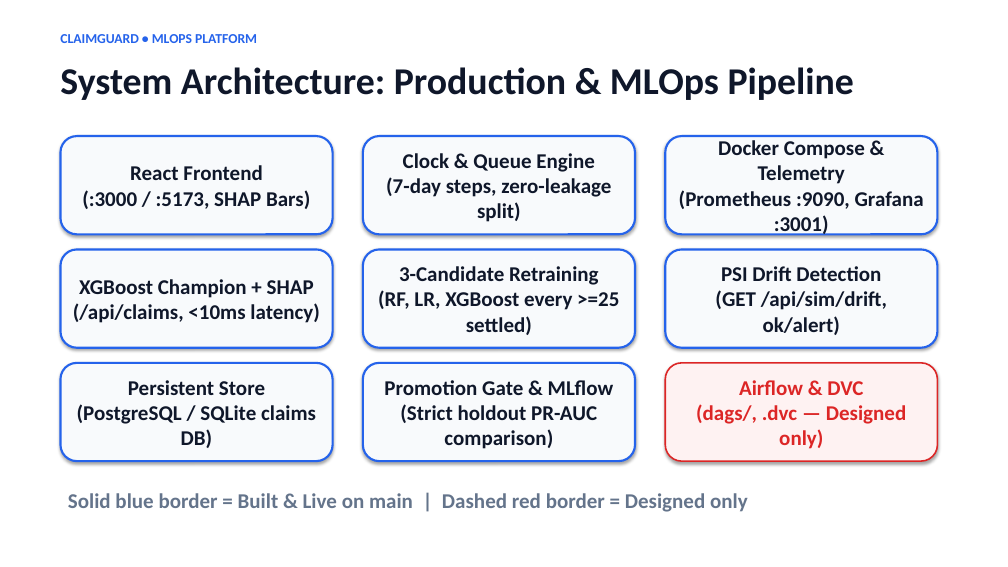
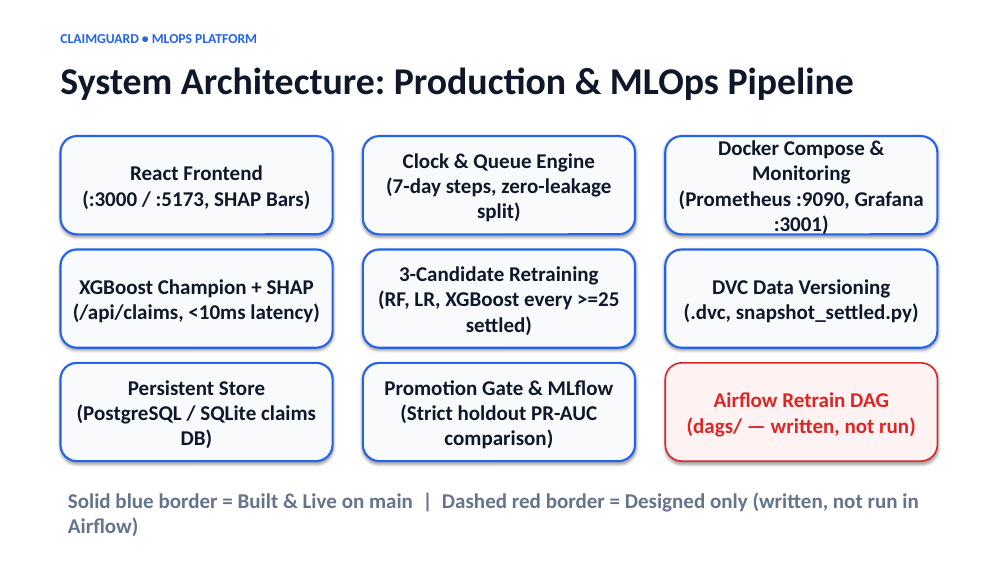
Before and after one commit to Gauravi06/ClaimGuard, a slide deck: slide 4 of ClaimGuard.pptx. Drawn at 1008x567 pixels with LibreOffice and Linux fonts; fonts in the diff are those of the drawing. Boxes give left, top, right and bottom in pixels: in the first picture for what was removed or moved away, otherwise in the second. Text is boxed around its words. In the diff, an @@ line names an element or a change of style, - is before the commit and + after.

```diff
--- a/ClaimGuard.pptx
+++ b/ClaimGuard.pptx
@@ text in rounded rectangle at box(679, 140, 924, 237): text changed @@
-Docker Compose & Telemetry
-(Prometheus :9090, Grafana :3001)
+Docker Compose & Monitoring
+(Prometheus :9090, Grafana :3001)
@@ text in rounded rectangle at box(684, 279, 919, 323): text changed @@
-PSI Drift Detection
-(GET /api/sim/drift, ok/alert)
+DVC Data Versioning
+(.dvc, snapshot_settled.py)
@@ text in rounded rectangle at box(687, 392, 916, 437): text changed @@
-Airflow & DVC
-(dags/, .dvc — Designed only)
+Airflow Retrain DAG
+(dags/ — written, not run)
@@ text at box(68, 492, 918, 536): text changed @@
-Solid blue border = Built & Live on main | Dashed red border = Designed only
+Solid blue border = Built & Live on main | Dashed red border = Designed only (written, not run in Airflow)
```
Also in this commit, not shown: 2 other slides changed, 1 other file.
